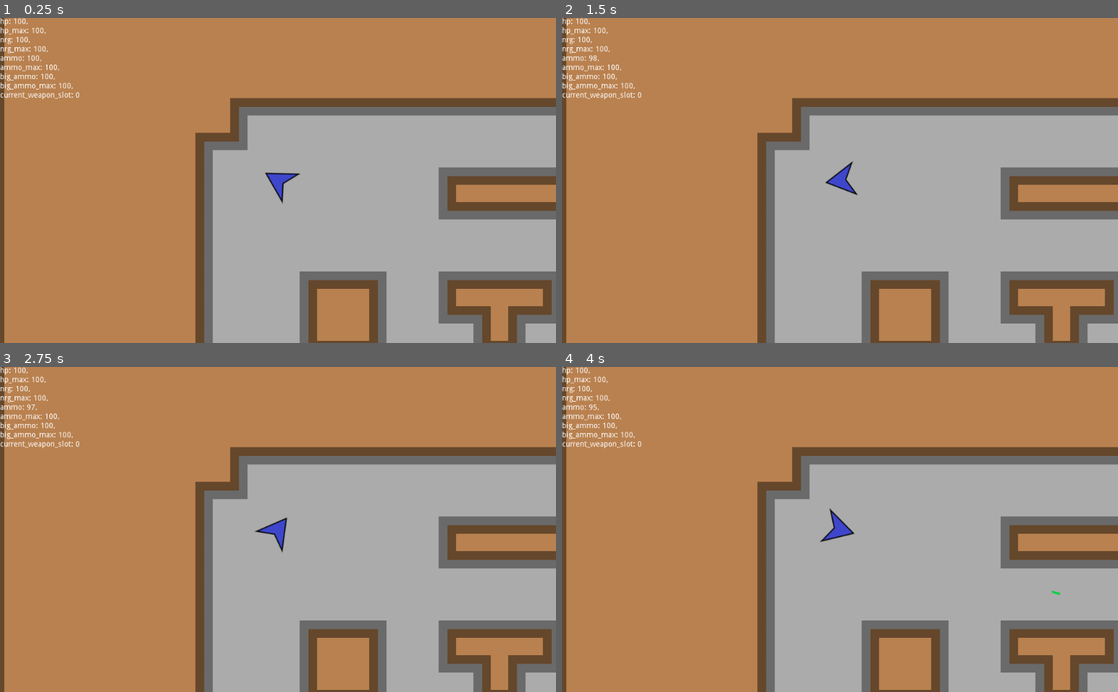
Above: before the commit, frames 1-4 (two rows, left to right).
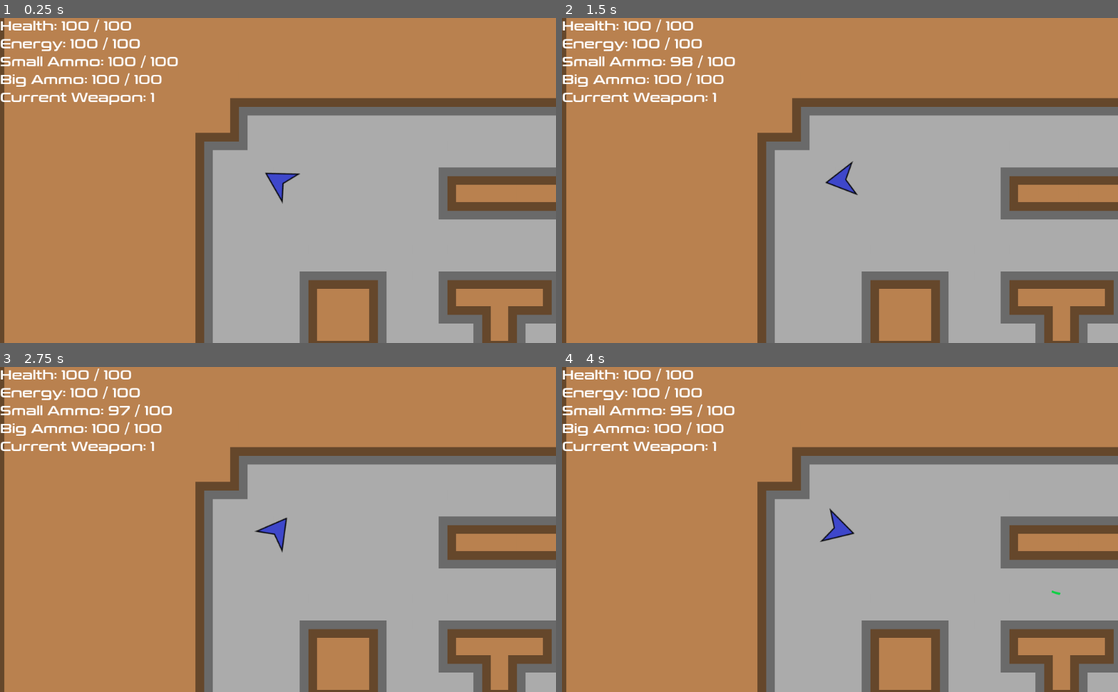
Above: after the commit, the same moments.

Repository: afkpuezo/blinkshooter
Game: Godot game, scene res://scenes/demos/demo.tscn
The game is run twice, just before and just after one commit, with the same random seed, the same clock (stepped at 60 frames per second) and the same inputs.
Inputs (mouse positions are in pixels of both pictures, inside the frame that each line leads up to):
- Up to frame 1 (0.25 s): no input
- Up to frame 2 (1.5 s): tap Enter at 0.5 s; move the mouse to (962, 164) at 0.52 s; click (962, 164) at 0.6 s; tap Space at 1.25 s; move the mouse to (728, 196) at 1.27 s; click (728, 196) at 1.35 s
- Up to frame 3 (2.75 s): tap Enter at 2 s; move the mouse to (333, 458) at 2.02 s; click (333, 458) at 2.1 s
- Up to frame 4 (4 s): tap Space at 2.75 s; move the mouse to (812, 594) at 2.77 s; click (812, 594) at 2.85 s; tap Enter at 3.5 s; move the mouse to (1006, 578) at 3.52 s; click (1006, 578) at 3.6 s

The runs differ from the first frame. In frame 1, 2.4% of the frame differs, in the area x 0-32%, y 0-27%; in frame 2, 2.4%; in frame 3, 2.4%; in frame 4, 2.4%.

Commit message:
ui more readable

Diff:
--- a/scenes/ui/player_monitor_text.tscn
+++ b/scenes/ui/player_monitor_text.tscn
@@ -1,6 +1,11 @@
-[gd_scene load_steps=2 format=2]
+[gd_scene load_steps=4 format=2]
 
 [ext_resource path="res://scripts/ui/player_monitor_text.gd" type="Script" id=1]
+[ext_resource path="res://assets/fonts/conthrax-sb.ttf" type="DynamicFontData" id=2]
+
+[sub_resource type="DynamicFont" id=1]
+size = 24
+font_data = ExtResource( 2 )
 
 [node name="PlayerMonitorText" type="CanvasLayer"]
 script = ExtResource( 1 )
@@ -8,6 +13,4 @@
 [node name="Label" type="Label" parent="."]
 margin_right = 40.0
 margin_bottom = 14.0
-__meta__ = {
-"_edit_use_anchors_": false
-}
+custom_fonts/font = SubResource( 1 )
--- a/scripts/ui/player_monitor_text.gd
+++ b/scripts/ui/player_monitor_text.gd
@@ -4,40 +4,66 @@
 
 
 onready var label: Label = $Label
-# NOTE: getting rid of this template is probably slower but its easier to add and remove values
-#var _template: String = "Health: {hp} / {hp_max}\nEnergy: {nrg} / {nrg_max}\nAmmo: {ammo} / {ammo_max}\nBig Ammo: {big_ammo} / {big_ammo_max}"
-var _values := {
-	'hp': 0,
-	'hp_max': 0,
-	'nrg': 0,
-	'nrg_max': 0,
-	'ammo': 0,
-	'ammo_max': 0,
-	'big_ammo': 0,
-	'big_ammo_max': 0,
-	'current_weapon_slot': 0,
-}
+
+var values: Dictionary# = _setup_values()
+var template: String# = _setup_template()
+
+# used as keys in dict/methods
+const COMBAT_RESOURCES := "combat_resources"
+const CURRENT := "current"
+const VALUE := "value"
+const MAX := "max"
+const TYPE := "type"
+
+const CURRENT_WEAPON_SLOT := "current_weapon_slot"
+const NEW_WEAPON_SLOT := "new_weapon_slot"
 
 
 ## Connect to events
 func _ready() -> void:
+	# connect signals
 # warning-ignore:return_value_discarded
 	GameEvents.connect("player_combat_resource_value_changed", self, "update_resource_value")
 # warning-ignore:return_value_discarded
-	GameEvents.connect("player_changed_weapon", self, "update_current_weapon")
+	GameEvents.connect("player_changed_weapon", self, "update_CURRENT_WEAPON_SLOT")
+	values = _setup_values()
+	template = _setup_template()
+
+
+# TODO: how to get correct initial values?
+func _setup_values() -> Dictionary:
+	var vals := {
+		COMBAT_RESOURCES: {}
+	}
+
+	for t in CombatResource.get_all_types():
+		vals[COMBAT_RESOURCES][t] = {
+			CURRENT: 100,
+			MAX: 100
+		}
+
+	vals[CURRENT_WEAPON_SLOT] = 1
+
+	return vals
+
+
+## types are hardcoded for now
+func _setup_template():
+	var t := ""
+	for row in ["Health", "Energy", "Small Ammo", "Big Ammo"]:
+		t = t + "{row}: %d / %d\n".format({"row": row})
+	t = t + "Current Weapon: %d"
+	return t
 
 
 ## Update text
 func _process(_delta: float) -> void:
-	#label.text = _template.format(_values)
-	var lines = []
-	for key in _values:
-		var line = "\n%s: %d" % [key, _values[key]]
-		lines.append(line)
-	var text = String(lines)
-	text.erase(0, 2)
-	text.erase(text.length() - 1, 1)
-	label.text = text
+	var format_vals := []
+	for t in CombatResource.get_all_types():
+		format_vals.append(values[COMBAT_RESOURCES][t][CURRENT])
+		format_vals.append(values[COMBAT_RESOURCES][t][MAX])
+	format_vals.append(values[CURRENT_WEAPON_SLOT])
+	label.text = template % format_vals
 
 
 # ----------
@@ -46,19 +72,11 @@
 
 
 func update_resource_value(msg: Dictionary):
-	var v
-	match msg['type']:
-		CombatResource.Type.HEALTH:
-			v = 'hp'
-		CombatResource.Type.ENERGY:
-			v = 'nrg'
-		CombatResource.Type.BASIC_AMMO:
-			v = 'ammo'
-		CombatResource.Type.BIG_AMMO:
-			v = 'big_ammo'
-	_values[v] = msg['value']
-	_values[v + "_max"] = msg['max']
+	var sub_val: Dictionary = values[COMBAT_RESOURCES][msg[TYPE]]
+	sub_val[CURRENT] = msg[VALUE] # TODO use one format/key?
+	sub_val[MAX] = msg[MAX]
 
 
-func update_current_weapon(msg: Dictionary):
-	_values['current_weapon_slot'] = msg['new_weapon_slot']
+func update_CURRENT_WEAPON_SLOT(msg: Dictionary):
+	# TODO use one format/key?
+	values[CURRENT_WEAPON_SLOT] = msg[NEW_WEAPON_SLOT] + 1 # plus one for readability
--- a/scripts/units/combat_resource.gd
+++ b/scripts/units/combat_resource.gd
@@ -4,6 +4,7 @@
 
 signal value_changed(new_value)
 
+# NOTE: update get_all_types() when creating a new type!
 enum Type {HEALTH, ENERGY, BASIC_AMMO, BIG_AMMO}
 
 export var MAX_VALUE := 100
@@ -75,6 +76,11 @@
 
 func get_class() -> String:
 	return get_combat_resource_class()
+
+
+## NOTE: needs to be manually updated when new types are added!!!
+static func get_all_types() -> Array:
+	return [Type.HEALTH, Type.ENERGY, Type.BASIC_AMMO, Type.BIG_AMMO]
 
 
 # ----------
Binary file added: assets/fonts/conthrax-sb.ttf
